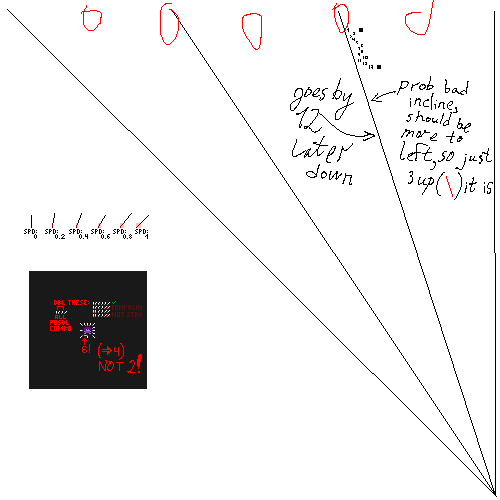
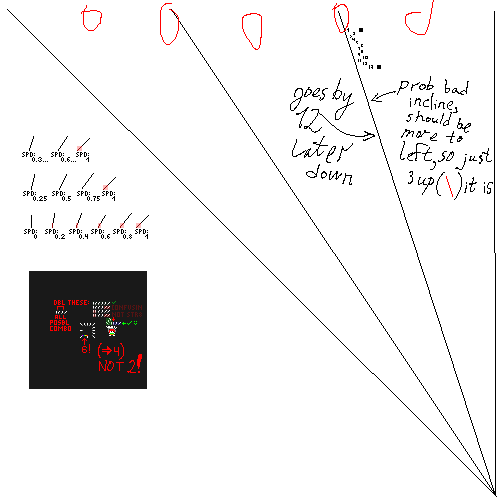
Before/after of a 500px x 500px layered artwork. What changed in the layer stack:
added layer "finally, overlays" (21%) above "speed comparisons 3" over [106, 318, 121, 325]
added layer "speed comparisons 3" above "speed comparisons 2" over [22, 136, 90, 162]
added layer "speed comparisons 2" above "speed comparisons" over [23, 173, 116, 201]
painted on "dagger tests" over [106, 317, 137, 332]
hid "kleenky collision" over [84, 327, 91, 334]
added layer "mini kleenky" above "simpler hair kleenky" over [109, 329, 115, 336]
hid "simpler hair kleenky" over [84, 327, 91, 334]
